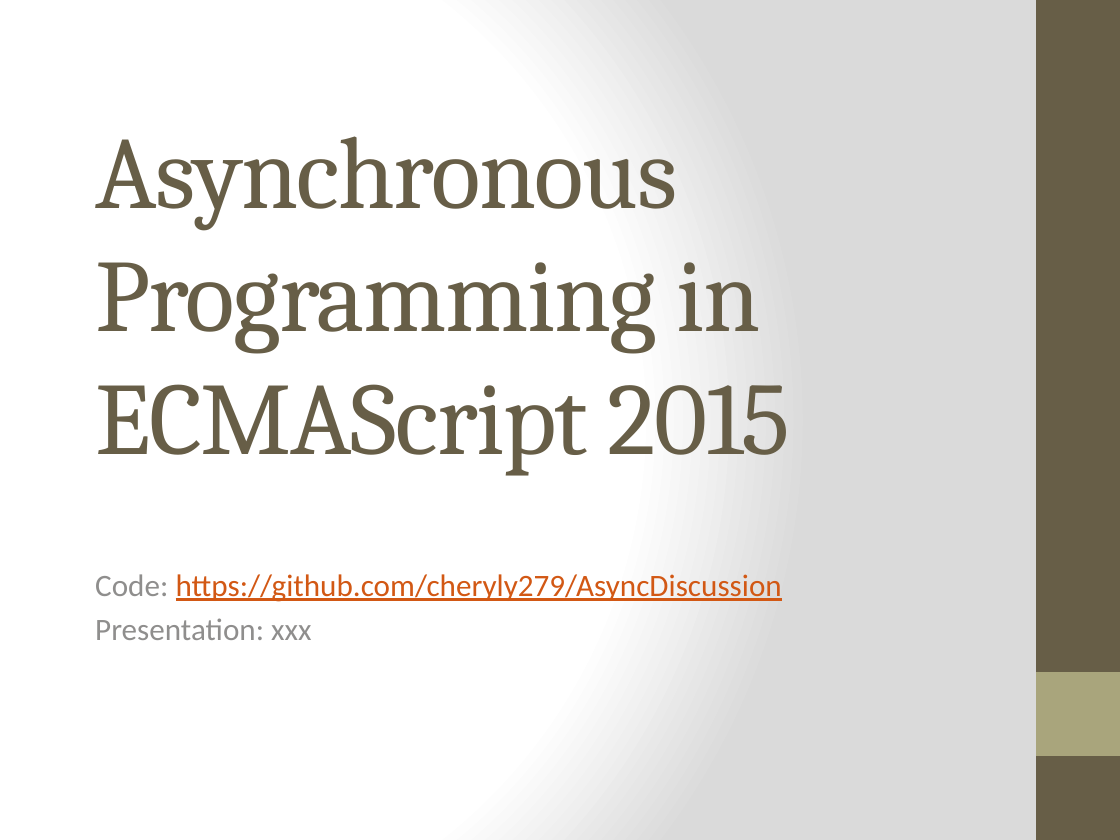
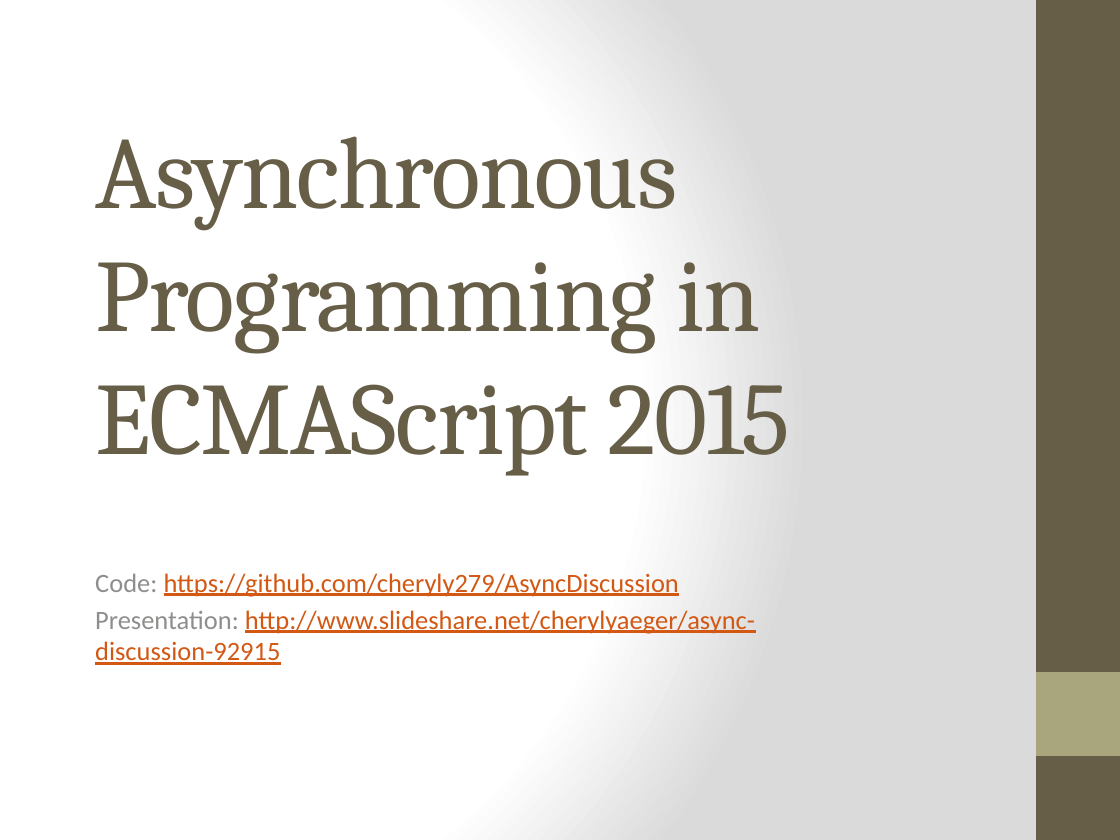
Before and after one commit to cheryly279/AsyncDiscussion, a slide deck: slide 1 of Async_Discussion_9_29_15.pptx. Drawn at 1120x840 pixels with LibreOffice and Linux fonts; fonts in the diff are those of the drawing. Boxes give left, top, right and bottom in pixels: in the first picture for what was removed or moved away, otherwise in the second. Text is boxed around its words. In the diff, an @@ line names an element or a change of style, - is before the commit and + after.

```diff
--- a/Async_Discussion_9_29_15.pptx
+++ b/Async_Discussion_9_29_15.pptx
@@ subtitle at <box>95,573,679,597</box>: size 20 to 17 pt in "Code: https://github.com/cheryly279/AsyncDiscussion" @@
@@ subtitle at <box>95,610,755,665</box>: text changed; size 20 to 17 pt; text colour #8F8F8D to #D25814 @@
-Presentation: xxx
+Presentation: http://www.slideshare.net/cherylyaeger/async-discussion-92915
```
Also in this commit, not shown: 1 other file.
